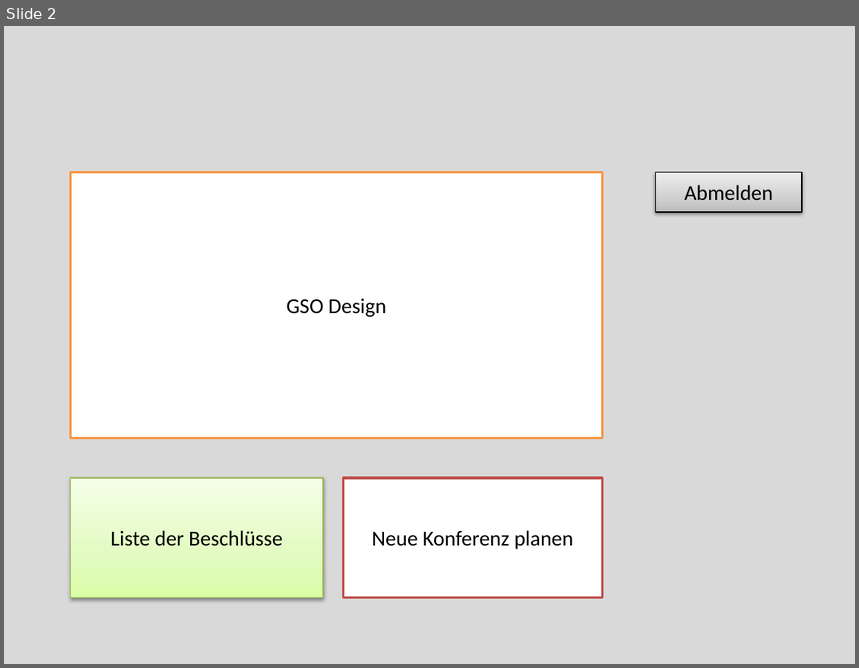
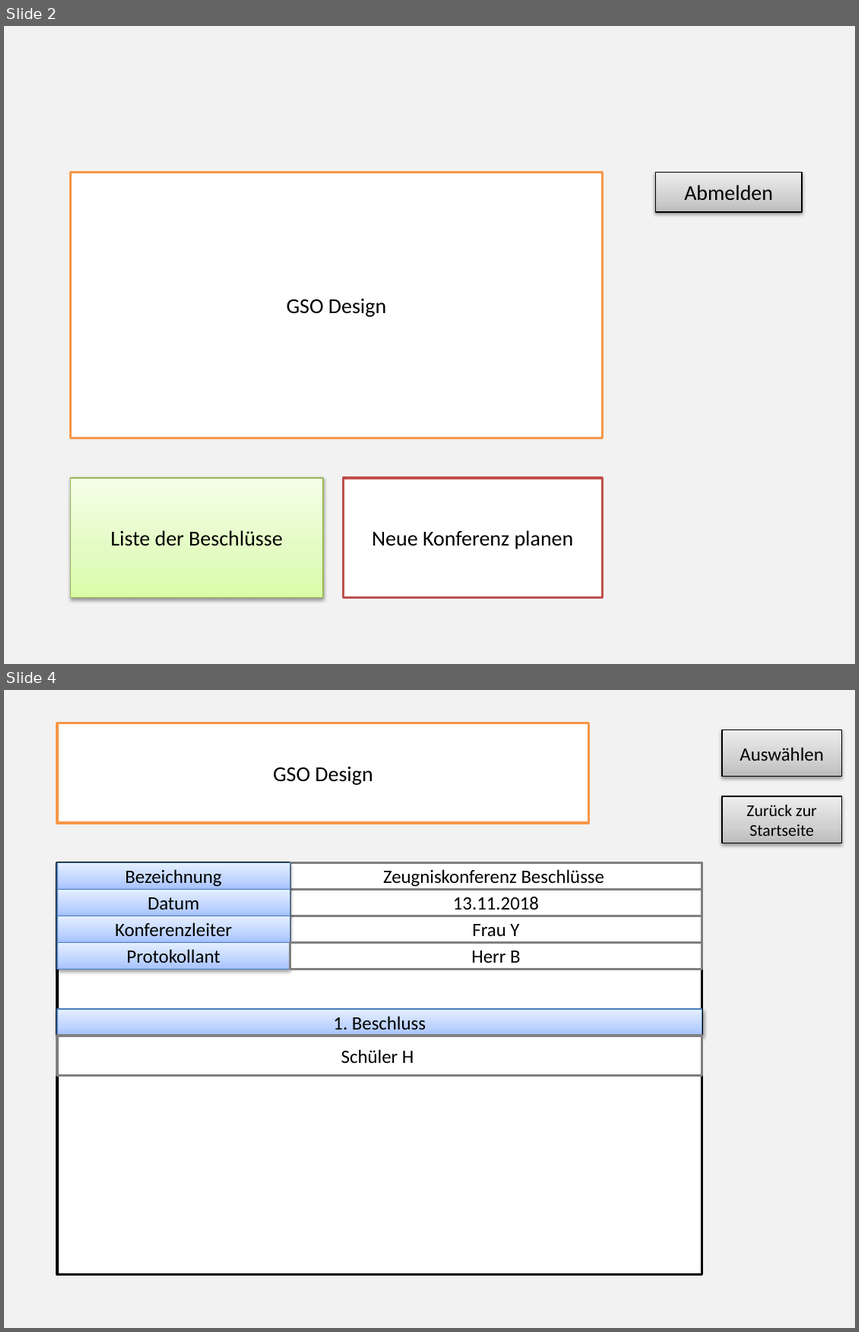
Before and after one commit to Dusty0071/OberstufenProjekt, a slide deck: Dokumentation + Diagramme etc/PaperPrototyp.pptx. Shown one above the other, each under a label of ours: slide 2 before the commit, slides 2 and 4 after it; the slides between them are not shown. The pictures are 859x668 and 859x1332 pixels, drawn with LibreOffice and Linux fonts; fonts in the diff are those of the drawing. Boxes give left, top, right and bottom in pixels: in the first picture for what was removed or moved away, otherwise in the second. Text is boxed around its words. In the diff, an @@ line names an element or a change of style, - is before the commit and + after.

```diff
--- a/Dokumentation + Diagramme etc/PaperPrototyp.pptx
+++ b/Dokumentation + Diagramme etc/PaperPrototyp.pptx
@@ slide 4 added at bbox=[4, 690, 855, 1328], background #F2F2F2 @@
@@ rectangle added at bbox=[56, 723, 588, 823], fill #FFFFFF, outline #F79646 2 pt, 18 pt, text #000000 @@
+GSO Design
@@ rectangle added at bbox=[722, 730, 842, 777], fill gradient #BDBDBD to #D1D1D1 to #EEEEEE, outline #000000 0.75 pt, 16 pt, text #000000 @@
+Auswählen
@@ rectangle added at bbox=[722, 796, 842, 844], fill gradient #BDBDBD to #D1D1D1 to #EEEEEE, outline #000000 0.75 pt, 14 pt, text #000000 @@
+Zurück zur Startseite
@@ rectangle added at bbox=[56, 863, 702, 1274], fill #FFFFFF, outline #000000 2 pt @@
@@ rectangle added at bbox=[56, 863, 289, 889], fill gradient #A4C4FF to #BFD4FF to #E6EEFF, outline #4B7EBC 0.75 pt, 16 pt, text #000000 @@
+Bezeichnung
@@ rectangle added at bbox=[290, 863, 702, 889], fill #FFFFFF, outline #808080 2 pt, 16 pt, text #000000 @@
+Zeugniskonferenz Beschlüsse
@@ rectangle added at bbox=[56, 889, 289, 916], fill gradient #A4C4FF to #BFD4FF to #E6EEFF, outline #4B7EBC 0.75 pt, 16 pt, text #000000 @@
+Datum
@@ rectangle added at bbox=[290, 889, 702, 916], fill #FFFFFF, outline #808080 2 pt, 16 pt, text #000000 @@
+13.11.2018
@@ rectangle added at bbox=[56, 916, 289, 943], fill gradient #A4C4FF to #BFD4FF to #E6EEFF, outline #4B7EBC 0.75 pt, 16 pt, text #000000 @@
+Konferenzleiter
@@ rectangle added at bbox=[290, 916, 702, 943], fill #FFFFFF, outline #808080 2 pt, 16 pt, text #000000 @@
+Frau Y
@@ rectangle added at bbox=[56, 943, 289, 969], fill gradient #A4C4FF to #BFD4FF to #E6EEFF, outline #4B7EBC 0.75 pt, 16 pt, text #000000 @@
+Protokollant
@@ rectangle added at bbox=[290, 943, 702, 969], fill #FFFFFF, outline #808080 2 pt, 16 pt, text #000000 @@
+Herr B
@@ rectangle added at bbox=[56, 1009, 702, 1036], fill gradient #A4C4FF to #BFD4FF to #E6EEFF, outline #4B7EBC 0.75 pt, 16 pt, text #000000 @@
+1. Beschluss
@@ rectangle added at bbox=[56, 1036, 702, 1075], fill #FFFFFF, outline #808080 2 pt, 16 pt, text #000000 @@
+Schüler H
@@ slide 2 changed as well @@
@@ background #D9D9D9 to #F2F2F2 @@
```
Also in this commit, not shown: 1 other slide changed, 1 other slide added, 1 slide removed, 1 other file.
